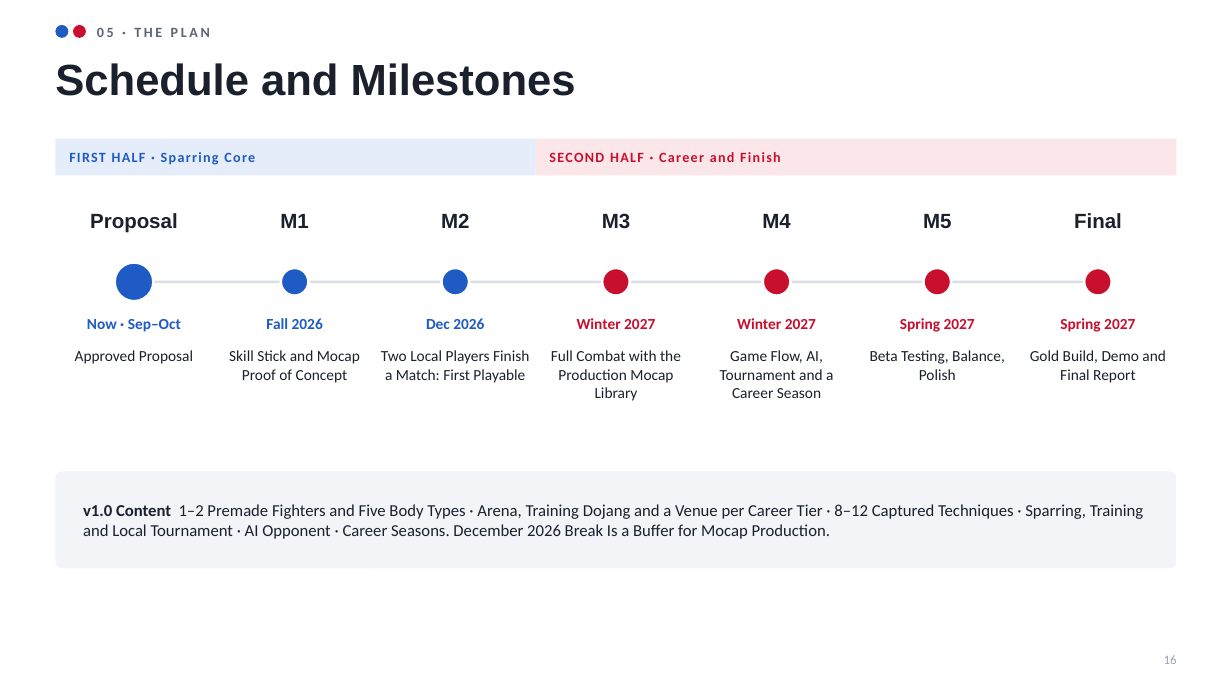
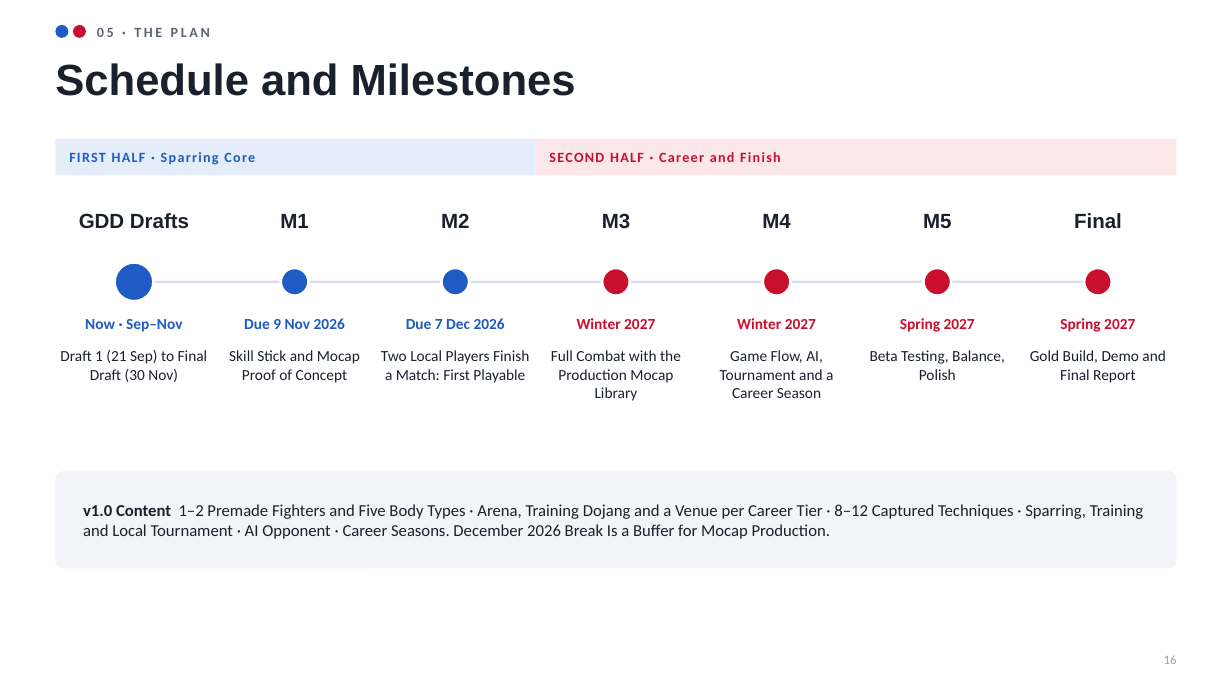
Before and after one commit to JosephDriedger/Open-Stance-Gyeorugi, a slide deck: slide 16 of Docs/GDD_D1P_OpenStance.pptx. Drawn at 1232x693 pixels with LibreOffice and Linux fonts; fonts in the diff are those of the drawing. Boxes give left, top, right and bottom in pixels: in the first picture for what was removed or moved away, otherwise in the second. Text is boxed around its words. In the diff, an @@ line names an element or a change of style, - is before the commit and + after.

```diff
--- a/Docs/GDD_D1P_OpenStance.pptx
+++ b/Docs/GDD_D1P_OpenStance.pptx
@@ text at [79,213,189,229]: text changed @@
-Proposal
+GDD Drafts
@@ text at [85,319,183,332]: text changed @@
-Now · Sep–Oct
+Now · Sep–Nov
@@ text at [244,318,345,329]: text changed @@
-Fall 2026
+Due 9 Nov 2026
@@ text at [406,318,505,329]: text changed @@
-Dec 2026
+Due 7 Dec 2026
@@ text at [60,350,208,382]: text changed @@
-Approved Proposal
+Draft 1 (21 Sep) to Final Draft (30 Nov)
```
Also in this commit, not shown: 1 other slide changed, 2 other files.
